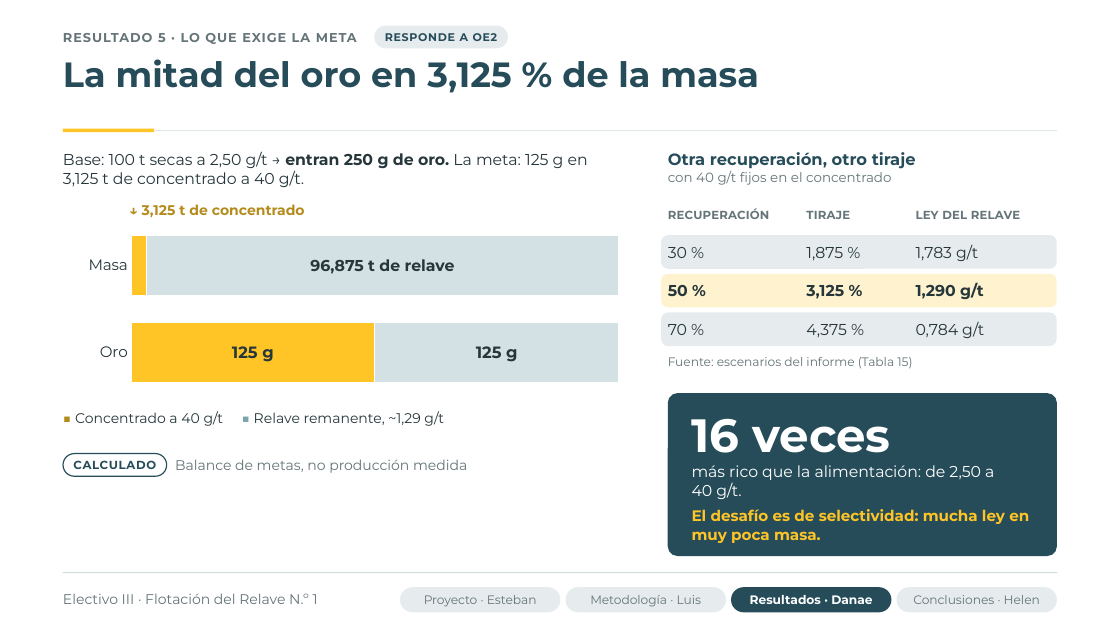
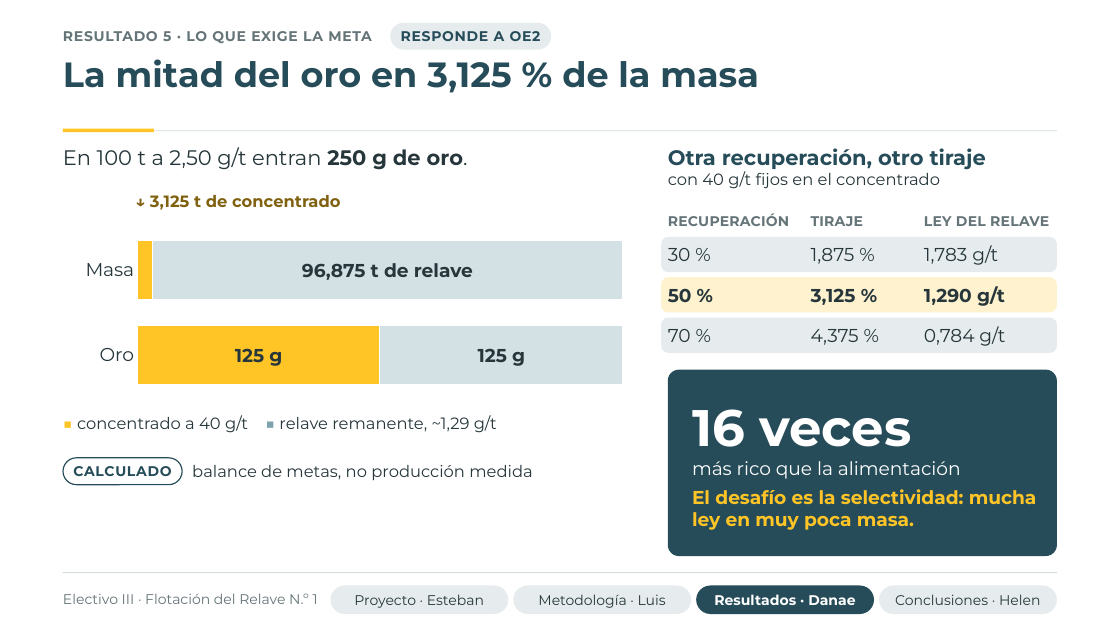
Before and after one commit to flakoks/juego-amigo-secreto, a slide deck: slide 15 of presentacion-tesis/presentacion_flotacion_relave.pptx. Drawn at 1120x630 pixels with LibreOffice and Linux fonts; fonts in the diff are those of the drawing; background and template pictures are left out. Boxes give left, top, right and bottom in pixels: in the first picture for what was removed or moved away, otherwise in the second. Text is boxed around its words. In the diff, an @@ line names an element or a change of style, - is before the commit and + after.

```diff
--- a/presentacion-tesis/presentacion_flotacion_relave.pptx
+++ b/presentacion-tesis/presentacion_flotacion_relave.pptx
@@ text "RESULTADO 5 · LO QUE ..." at bbox=[63, 31, 372, 43]: size 11 to 12 pt, letter spacing 0.8 to 0.6 pt @@
@@ rounded rectangle "RESPONDE A OE2": place and size @@
-rounded rectangle "RESPONDE A OE2" at bbox=[375, 25, 508, 48]
+rounded rectangle "RESPONDE A OE2" at bbox=[391, 23, 552, 50]
@@ rounded rectangle "RESPONDE A OE2" at bbox=[391, 23, 552, 50]: size 9.5 to 12 pt @@
@@ text at bbox=[63, 147, 468, 170]: text changed; size 13.5 to 18 pt @@
-Base: 100 t secas a 2,50 g/t → entran 250 g de oro. La meta: 125 g en 3,125 t de concentrado a 40 g/t.
+En 100 t a 2,50 g/t entran 250 g de oro.
@@ text "Otra recuperación, otro tiraje" at bbox=[668, 148, 986, 189]: size 14 to 18 pt in "Otra recuperación, otro tiraje"; size 11.5 to 14 pt, text colour #657478 to #26363B in "con 40 g/t fijos en el concentrado" @@
@@ text "↓ 3,125 t de concentrado": place and size @@
-text "↓ 3,125 t de concentrado" at bbox=[142, 204, 305, 217]
+text "↓ 3,125 t de concentrado" at bbox=[150, 195, 341, 210]
@@ text "↓ 3,125 t de concentrado" at bbox=[150, 195, 341, 210]: size 12 to 14 pt, text colour #B48B1B to #7F6110 @@
@@ size 10 to 12 pt; vertical alignment top to middle in 3 elements at bbox=[668, 213, 790, 226], bbox=[924, 216, 1049, 226], bbox=[811, 216, 863, 226] @@
@@ text "LEY DEL RELAVE": place and size @@
-text "LEY DEL RELAVE" at bbox=[916, 211, 1020, 219]
+text "LEY DEL RELAVE" at bbox=[924, 216, 1049, 226]
@@ bar stacked 100% chart at bbox=[63, 220, 634, 405] @@
@@ category axis changed @@
@@ plot area changed @@
@@ lettering changed @@
@@ bar stacked 100% chart: place and size @@
-bar stacked 100% chart at bbox=[63, 214, 630, 403]
+bar stacked 100% chart at bbox=[63, 220, 634, 405]
@@ text "1,783 g/t": place and size @@
-text "1,783 g/t" at bbox=[916, 245, 978, 261]
+text "1,783 g/t" at bbox=[924, 245, 998, 265]
@@ rounded rectangle: place and size @@
-rounded rectangle at bbox=[661, 274, 1057, 308]
+rounded rectangle at bbox=[661, 277, 1057, 313]
@@ text "1,290 g/t": place and size @@
-text "1,290 g/t" at bbox=[916, 282, 984, 299]
+text "1,290 g/t" at bbox=[924, 286, 1005, 306]
@@ rounded rectangle: place and size @@
-rounded rectangle at bbox=[661, 313, 1057, 346]
+rounded rectangle at bbox=[661, 318, 1057, 353]
@@ size 13.5 to 16 pt in 10 elements at bbox=[302, 263, 473, 280], bbox=[668, 248, 691, 261], bbox=[924, 245, 998, 265], bbox=[668, 288, 692, 303], bbox=[924, 286, 1005, 306], bbox=[668, 329, 691, 342], bbox=[811, 248, 855, 264], bbox=[924, 326, 1005, 346], bbox=[811, 288, 856, 305], bbox=[811, 329, 859, 345] @@
@@ text "0,784 g/t": place and size @@
-text "0,784 g/t" at bbox=[916, 322, 984, 338]
+text "0,784 g/t" at bbox=[924, 326, 1005, 346]
@@ text "125 g" at bbox=[235, 348, 282, 366]: size 14 to 16 pt @@
@@ text "125 g" at bbox=[478, 348, 525, 366]: size 14 to 16 pt @@
@@ text removed at bbox=[668, 357, 912, 369] @@
-Fuente: escenarios del informe (Tabla 15)
@@ rounded rectangle "16 veces": place and size @@
-rounded rectangle "16 veces" at bbox=[668, 393, 1057, 556]
+rounded rectangle "16 veces" at bbox=[668, 370, 1057, 556]
@@ text at bbox=[77, 415, 497, 433]: text changed; size 12 to 14 pt @@
-■ Concentrado a 40 g/t ■ Relave remanente, ~1,29 g/t
+■ concentrado a 40 g/t ■ relave remanente, ~1,29 g/t
@@ text in rounded rectangle at bbox=[692, 409, 911, 447]: size 40 to 44 pt in "16 veces" @@
@@ rounded rectangle "CALCULADO": place and size @@
-rounded rectangle "CALCULADO" at bbox=[63, 454, 166, 476]
+rounded rectangle "CALCULADO" at bbox=[63, 458, 182, 485]
@@ rounded rectangle "CALCULADO" at bbox=[63, 458, 182, 485]: size 10 to 12 pt @@
@@ text at bbox=[192, 465, 532, 480]: text changed; size 12 to 14 pt; text colour #657478 to #26363B @@
-Balance de metas, no producción medida
+balance de metas, no producción medida
@@ text in rounded rectangle at bbox=[692, 461, 1037, 530]: text changed; size 13 to 16 pt @@
-más rico que la alimentación: de 2,50 a 40 g/t.
-El desafío es de selectividad: mucha ley en muy poca masa.
+más rico que la alimentación
+El desafío es la selectividad: mucha ley en muy poca masa.
@@ size 10.5 to 12 pt, text colour #657478 to #26363B in 3 elements at bbox=[880, 586, 1058, 614], bbox=[513, 586, 691, 614], bbox=[330, 586, 508, 614] @@
@@ rounded rectangle "Proyecto · Esteban": place and size @@
-rounded rectangle "Proyecto · Esteban" at bbox=[400, 587, 560, 613]
+rounded rectangle "Proyecto · Esteban" at bbox=[330, 586, 508, 614]
@@ rounded rectangle "Metodología · Luis": place and size @@
-rounded rectangle "Metodología · Luis" at bbox=[565, 587, 726, 613]
+rounded rectangle "Metodología · Luis" at bbox=[513, 586, 691, 614]
@@ rounded rectangle "Resultados · Danae": place and size @@
-rounded rectangle "Resultados · Danae" at bbox=[731, 587, 891, 613]
+rounded rectangle "Resultados · Danae" at bbox=[697, 586, 875, 614]
@@ rounded rectangle "Resultados · Danae" at bbox=[697, 586, 875, 614]: size 10.5 to 12 pt @@
@@ rounded rectangle "Conclusiones · Helen": place and size @@
-rounded rectangle "Conclusiones · Helen" at bbox=[897, 587, 1057, 613]
+rounded rectangle "Conclusiones · Helen" at bbox=[880, 586, 1058, 614]
```
Also in this commit, not shown: 22 other slides changed, 1 other file.
